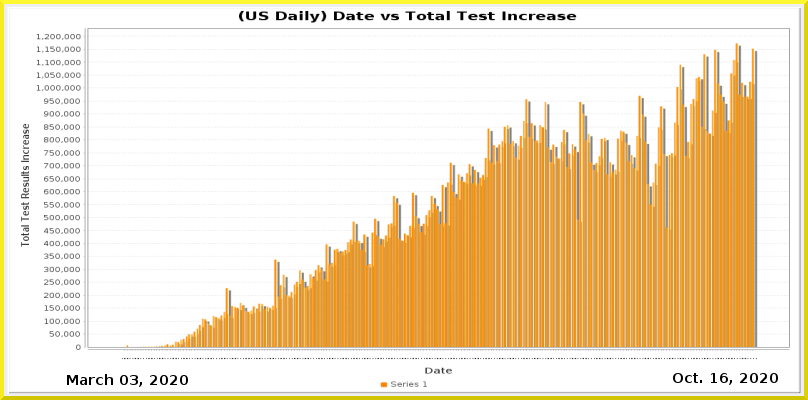
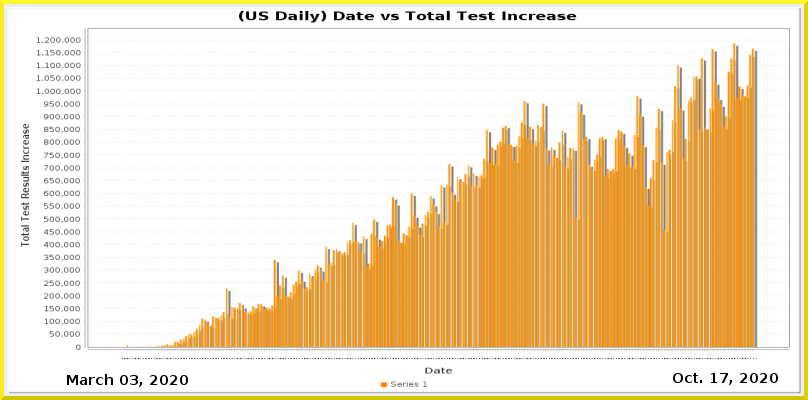
Revision of a layered 808 x 400 image; what changed, layer by layer:
painted on "Current Date" over [left=720, top=373, right=728, bottom=383]
painted on "Date_vs_TestIncrease.png" over [left=36, top=34, right=789, bottom=360]
